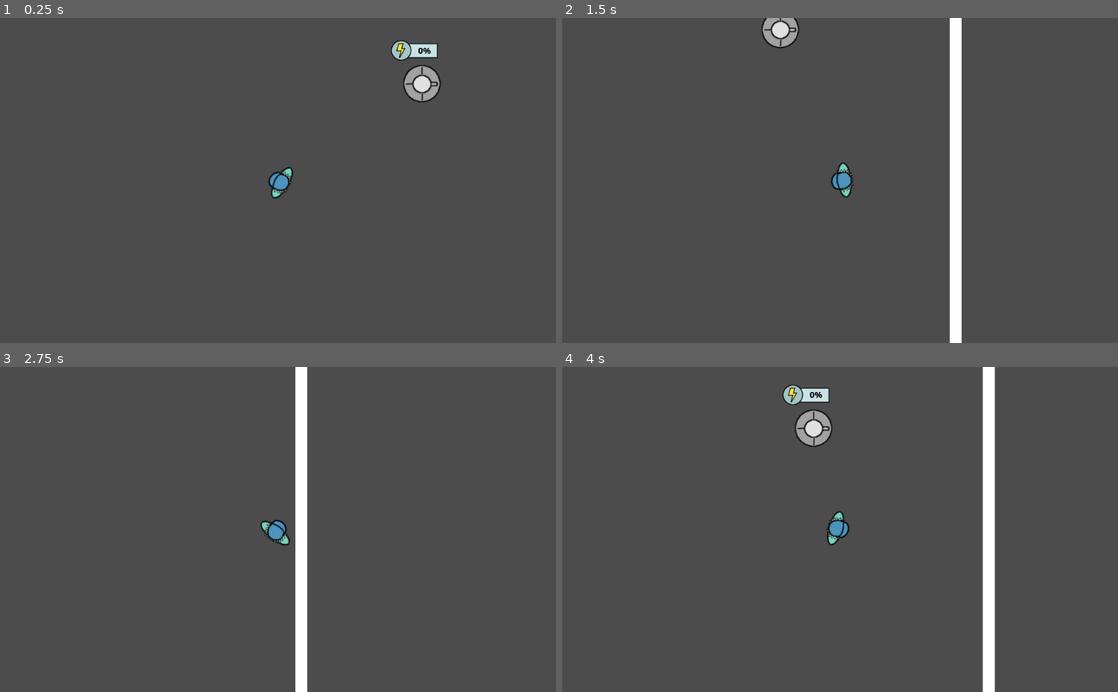
Above: before the commit, frames 1-4 (two rows, left to right).
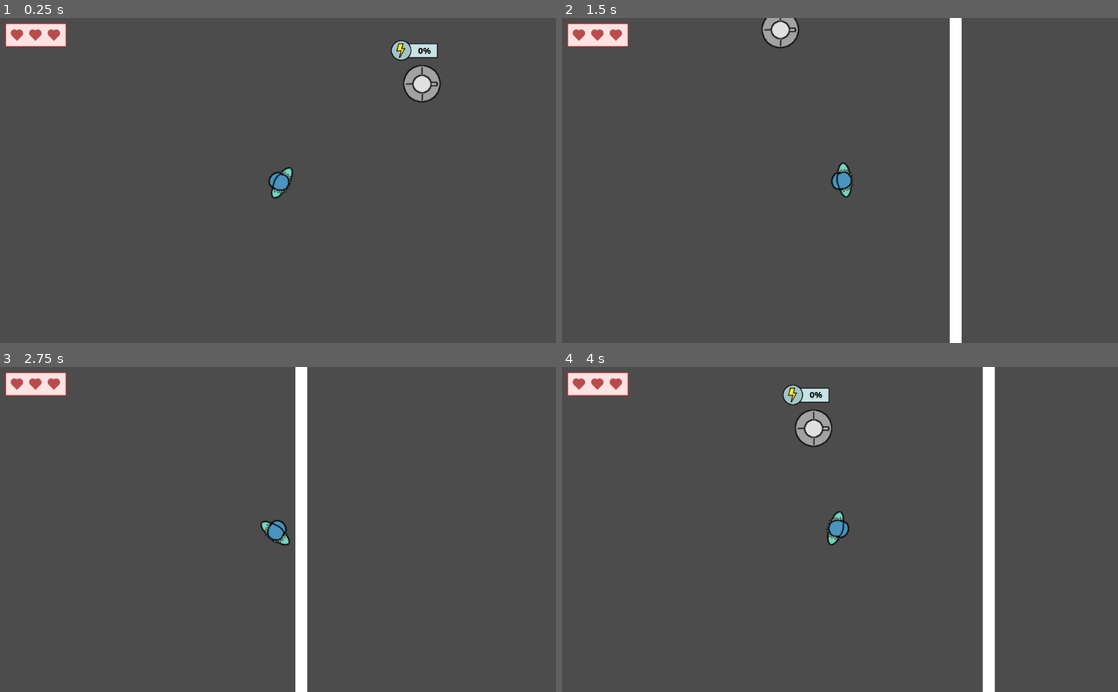
Above: after the commit, the same moments.

Repository: moisesjbc/spain-game-dev-jam-3
Game: Godot game, scene res://gameplay/main/main.tscn
The game is run twice, just before and just after one commit, with the same random seed, the same clock (stepped at 60 frames per second) and the same inputs. The engine's default icon, where the game draws it, is replaced by a stand-in: a white triangle on a blue panel in a dark square.
Inputs (mouse positions are in pixels of both pictures, inside the frame that each line leads up to):
- Up to frame 1 (0.25 s): no input
- Up to frame 2 (1.5 s): tap Enter at 0.5 s; move the mouse to (962, 164) at 0.52 s; hold Right (ui_right) 0.53-1.28 s; move the mouse to (728, 196) at 1.27 s; hold Down (ui_down) from 1.28 s (still down)
- Up to frame 3 (2.75 s): tap Space at 2 s; move the mouse to (333, 458) at 2.02 s; release Down (ui_down) at 2.03 s; hold Right (ui_right) from 2.03 s (still down)
- Up to frame 4 (4 s): tap Enter at 2.75 s; move the mouse to (812, 594) at 2.77 s; release Right (ui_right) at 2.78 s; hold Up (ui_up) 2.78-3.53 s; move the mouse to (1006, 578) at 3.52 s; hold Left (ui_left) from 3.53 s (still down)

The runs differ from the first frame. In frame 1, 0.8% of the frame differs, in the area x 1-12%, y 1-9%; in frame 2, 0.8%; in frame 3, 0.8%; in frame 4, 0.8%.

Commit message:
Añade interfaz de vida restante

Diff:
--- /dev/null
+++ b/godot-project/gameplay/gui/life/life.gd
@@ -0,0 +1,16 @@
+extends Panel
+
+
+func _ready():
+	set_life(3)
+
+
+func set_life(life):
+	for i in range(0, life):
+		$margin_container/hbox_container.get_child(i).visible = true
+	for i in range(life, 3):
+		$margin_container/hbox_container.get_child(i).visible = false
+
+
+func _on_player_player_hit(player_life):
+	set_life(player_life)
--- /dev/null
+++ b/godot-project/gameplay/gui/life/life.tscn
@@ -0,0 +1,63 @@
+[gd_scene load_steps=4 format=2]
+
+[ext_resource path="res://gameplay/gui/life/life.gd" type="Script" id=1]
+[ext_resource path="res://gameplay/gui/life/heart.png" type="Texture" id=2]
+
+[sub_resource type="StyleBoxFlat" id=1]
+bg_color = Color( 1, 0.890196, 0.890196, 1 )
+border_width_left = 2
+border_width_top = 2
+border_width_right = 2
+border_width_bottom = 2
+border_color = Color( 1, 0, 0, 1 )
+
+[node name="life" type="Panel"]
+anchor_right = 1.0
+anchor_bottom = 1.0
+margin_left = 10.0
+margin_top = 10.0
+margin_right = -790.0
+margin_bottom = -505.0
+rect_scale = Vector2( 0.5, 0.5 )
+custom_styles/panel = SubResource( 1 )
+script = ExtResource( 1 )
+__meta__ = {
+"_edit_use_anchors_": false
+}
+
+[node name="margin_container" type="MarginContainer" parent="."]
+anchor_right = 1.0
+anchor_bottom = 1.0
+custom_constants/margin_right = 10
+custom_constants/margin_top = 10
+custom_constants/margin_left = 10
+custom_constants/margin_bottom = 10
+__meta__ = {
+"_edit_use_anchors_": false
+}
+
+[node name="hbox_container" type="HBoxContainer" parent="margin_container"]
+margin_left = 10.0
+margin_top = 10.0
+margin_right = 214.0
+margin_bottom = 75.0
+__meta__ = {
+"_edit_use_anchors_": false
+}
+
+[node name="0" type="TextureRect" parent="margin_container/hbox_container"]
+margin_right = 64.0
+margin_bottom = 65.0
+texture = ExtResource( 2 )
+
+[node name="1" type="TextureRect" parent="margin_container/hbox_container"]
+margin_left = 68.0
+margin_right = 132.0
+margin_bottom = 65.0
+texture = ExtResource( 2 )
+
+[node name="2" type="TextureRect" parent="margin_container/hbox_container"]
+margin_left = 136.0
+margin_right = 200.0
+margin_bottom = 65.0
+texture = ExtResource( 2 )
--- a/godot-project/gameplay/main/main.tscn
+++ b/godot-project/gameplay/main/main.tscn
@@ -1,7 +1,8 @@
-[gd_scene load_steps=10 format=2]
+[gd_scene load_steps=11 format=2]
 
 [ext_resource path="res://gameplay/player_actions/player_actions.tscn" type="PackedScene" id=1]
 [ext_resource path="res://gameplay/player/player.tscn" type="PackedScene" id=2]
+[ext_resource path="res://gameplay/gui/life/life.tscn" type="PackedScene" id=3]
 [ext_resource path="res://gameplay/buildings/turret/turret.tscn" type="PackedScene" id=4]
 [ext_resource path="res://gameplay/connections/connections.tscn" type="PackedScene" id=6]
 [ext_resource path="res://gameplay/environment/walls/walls.tscn" type="PackedScene" id=7]
@@ -32,6 +33,8 @@
 [node name="ingame_menu" parent="gui" instance=ExtResource( 9 )]
 visible = false
 
+[node name="life" parent="gui" instance=ExtResource( 3 )]
+
 [node name="turret2" parent="." instance=ExtResource( 4 )]
 position = Vector2( 196.001, 262.747 )
 
@@ -42,3 +45,4 @@
 position = Vector2( 220.617, -2.82843 )
 scale = Vector2( 1.1, 1.2 )
 [connection signal="player_died" from="player" to="." method="_on_player_player_died"]
+[connection signal="player_hit" from="player" to="gui/life" method="_on_player_player_hit"]
--- a/godot-project/gameplay/player/player.gd
+++ b/godot-project/gameplay/player/player.gd
@@ -2,6 +2,7 @@
 
 
 signal player_died
+signal player_hit
 
 export (int) var movement_speed = 500
 export var hp = 3
@@ -66,7 +67,7 @@
 
 func damage():
 	hp -= 1
-	print('damage! new hp', hp)
+	emit_signal('player_hit', hp)
 	if hp <= 0:
 		emit_signal('player_died')
 
Binary file added: godot-project/gameplay/gui/life/heart.png
Not shown, added: godot-project/gameplay/gui/life/heart.png.import
Not shown, added: design/heart.xcf
